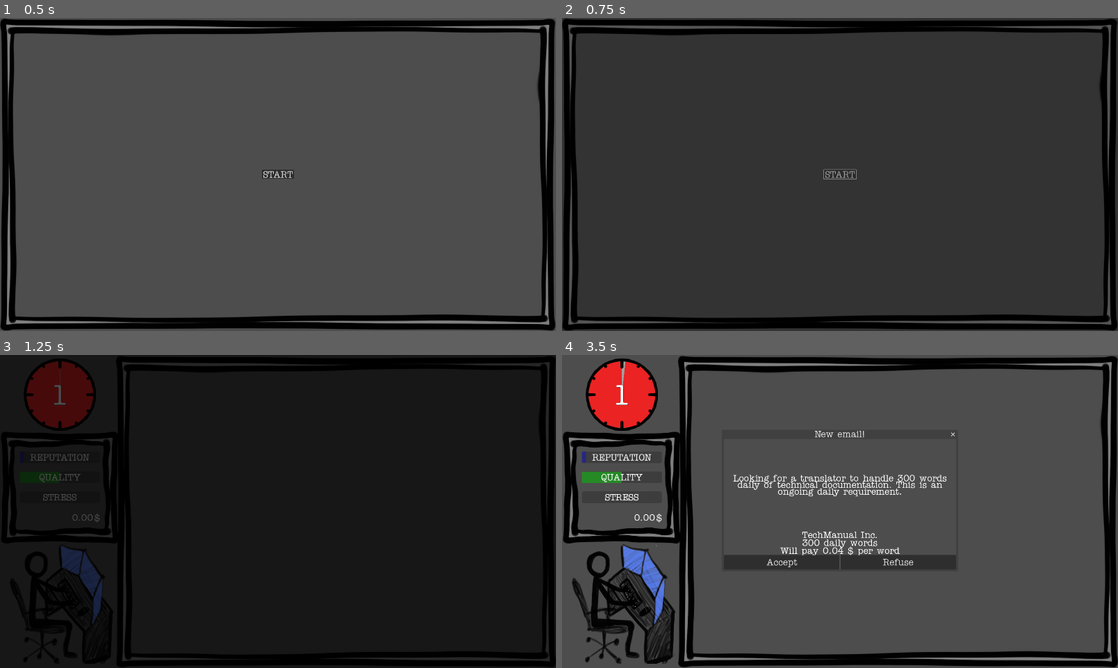
Above: before the commit, frames 1-4 (two rows, left to right).
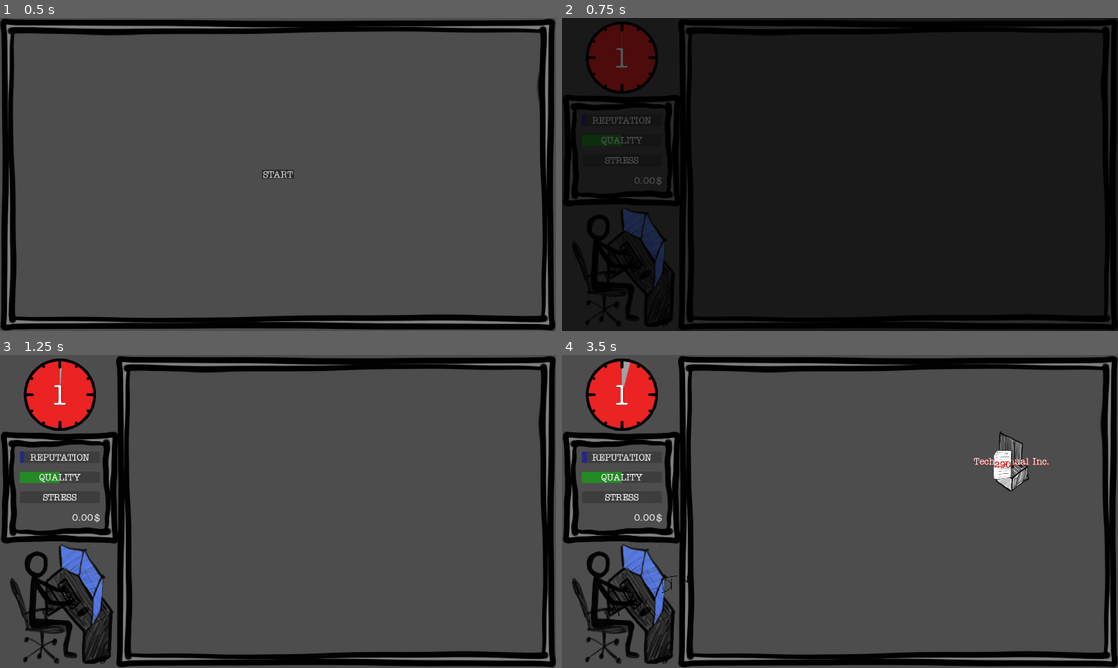
Above: after the commit, the same moments.

Repository: ildede/game-off-2025
Game: Godot game, scene res://scenes/ui/start_screen/start.tscn
Same seed, same stepped clock (60 frames per second), same inputs: the game is played once before the commit and once after it.
Inputs (mouse positions are in pixels of both pictures, inside the frame that each line leads up to):
- Up to frame 1 (0.5 s): no input
- Up to frame 2 (0.75 s): click "START" at 0.5 s
- Up to frame 3 (1.25 s): no input
- Up to frame 4 (3.5 s): move the mouse to (962, 495) at 1.27 s; click (784, 561) at 2 s, where only the run after the commit has a clickable "Accept"; click (1012, 461) at 2.77 s

Frame 1 is identical in both runs. In frame 2, 89% of the frame differs, in the area x 0-100%, y 0-100%; in frame 3, 86%; in frame 4, 4.0%.

Commit message:
Feat: add a game_over scene for reaching 100% stress

Diff:
--- a/autoloads/global.gd
+++ b/autoloads/global.gd
@@ -6,3 +6,4 @@
 signal update_stress
 signal update_quality
 signal update_money
+signal game_over
--- a/scenes/system/scene_transition.gd
+++ b/scenes/system/scene_transition.gd
@@ -5,27 +5,27 @@
 	$ColorRect.visible = false
 
 func fade_to_main() -> void:
+	black_fade_in()
+	get_tree().change_scene_to_file("res://scenes/ui/main_screen/main.tscn")
+	black_fade_out()
+
+func fade_to_new_day(callback: Callable) -> void:
+	black_fade_in()
+	callback.call()
+	black_fade_out()
+
+func fade_to_end() -> void:
+	black_fade_in()
+	get_tree().change_scene_to_file("res://scenes/ui/end_screen/end.tscn")
+	black_fade_out()
+
+func black_fade_in() -> void:
 	$ColorRect.visible = true
 	$AnimationPlayer.play("fade_in")
 	await $AnimationPlayer.animation_finished
 
-	get_tree().change_scene_to_file("res://scenes/ui/main_screen/main.tscn")
-
+func black_fade_out() -> void:
 	await get_tree().process_frame
-
 	$AnimationPlayer.play("fade_out")
 	await $AnimationPlayer.animation_finished
 	$ColorRect.visible = false
-
-func fade_to_new_day(callback: Callable) -> void:
-	$ColorRect.visible = true
-	$AnimationPlayer.play("fade_in")
-	await $AnimationPlayer.animation_finished
-
-	callback.call()
-
-	await get_tree().process_frame
-
-	$AnimationPlayer.play("fade_out")
-	await $AnimationPlayer.animation_finished
-	$ColorRect.visible = false
--- /dev/null
+++ b/scenes/ui/end_screen/end.gd
@@ -0,0 +1,5 @@
+extends Node
+class_name End
+
+func _on_start_button_pressed() -> void:
+	SceneTransition.fade_to_main()
--- /dev/null
+++ b/scenes/ui/end_screen/end.tscn
@@ -0,0 +1,38 @@
+[gd_scene load_steps=3 format=3 uid="uid://ct2fig6us6q27"]
+
+[ext_resource type="Script" uid="uid://de8ewu77p8dqs" path="res://scenes/ui/end_screen/end.gd" id="1_0l03c"]
+[ext_resource type="Theme" uid="uid://cym7llujgpfif" path="res://scenes/ui/global_themes/main_theme.tres" id="2_q22wo"]
+
+[node name="End" type="Node"]
+script = ExtResource("1_0l03c")
+
+[node name="Panel" type="PanelContainer" parent="."]
+anchors_preset = 15
+anchor_right = 1.0
+anchor_bottom = 1.0
+grow_horizontal = 2
+grow_vertical = 2
+theme = ExtResource("2_q22wo")
+
+[node name="GridContainer" type="GridContainer" parent="Panel"]
+layout_mode = 2
+
+[node name="Label" type="Label" parent="Panel/GridContainer"]
+layout_mode = 2
+size_flags_horizontal = 3
+size_flags_vertical = 10
+text = "BURNOUT!"
+horizontal_alignment = 1
+vertical_alignment = 1
+
+[node name="VSplitContainer" type="VSplitContainer" parent="Panel/GridContainer"]
+custom_minimum_size = Vector2(0, 30)
+layout_mode = 2
+
+[node name="StartButton" type="Button" parent="Panel/GridContainer"]
+layout_mode = 2
+size_flags_horizontal = 6
+size_flags_vertical = 2
+text = "START AGAIN"
+
+[connection signal="pressed" from="Panel/GridContainer/StartButton" to="." method="_on_start_button_pressed"]
--- a/scenes/ui/game_information/game_information.gd
+++ b/scenes/ui/game_information/game_information.gd
@@ -21,6 +21,8 @@
 
 func stress_change(value):
 	$InfoPanel/MarginContainer/GridContainer/StressLabel/StressBar.value += value
+	if $InfoPanel/MarginContainer/GridContainer/StressLabel/StressBar.value >= $InfoPanel/MarginContainer/GridContainer/StressLabel/StressBar.max_value:
+		Global.game_over.emit()
 
 func quality_change(value):
 	$InfoPanel/MarginContainer/GridContainer/QualityLabel/QualityBar.value += value
--- a/scenes/ui/main_screen/main.gd
+++ b/scenes/ui/main_screen/main.gd
@@ -12,6 +12,7 @@
 	popup_message.new_client_refused.connect(handle_refused_client)
 	popup_message.popup_closed.connect(handle_closing_popup)
 	game_information.end_of_the_day.connect(handle_end_of_the_day)
+	Global.game_over.connect(handle_game_over)
 	add_child(client_data)
 
 func new_email_from_client() -> void:
@@ -48,3 +49,6 @@
 	SceneTransition.fade_to_new_day(func callback():
 		game_information.update_day_count(1)
 		get_tree().paused = false)
+
+func handle_game_over() -> void:
+	SceneTransition.fade_to_end()
Not shown, added: scenes/ui/end_screen/end.gd.uid
